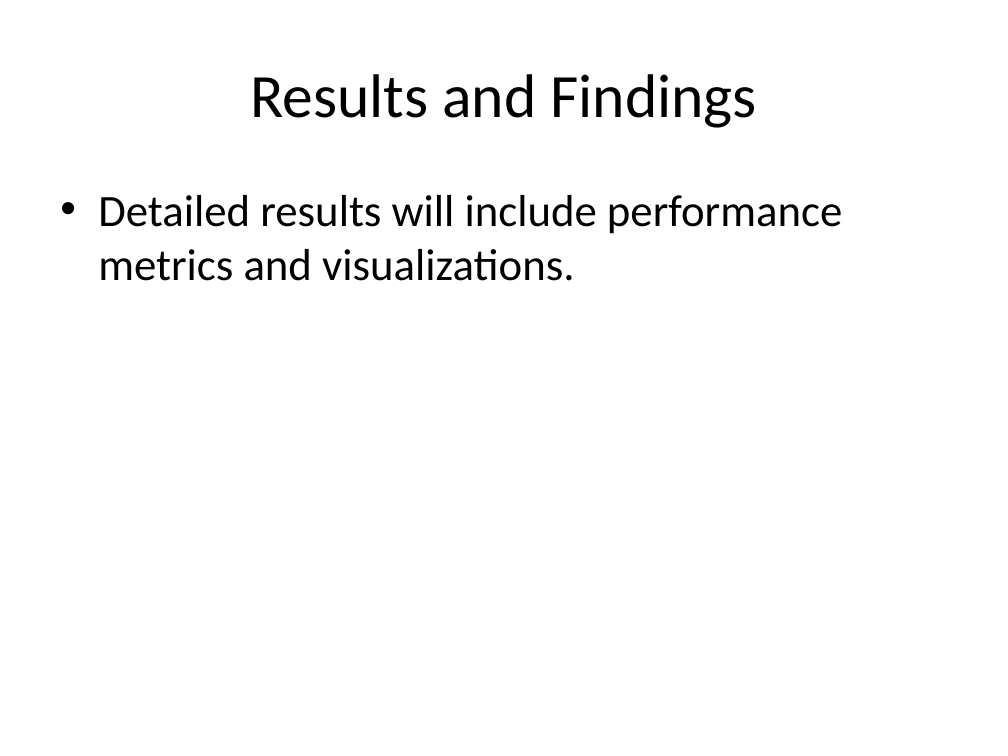
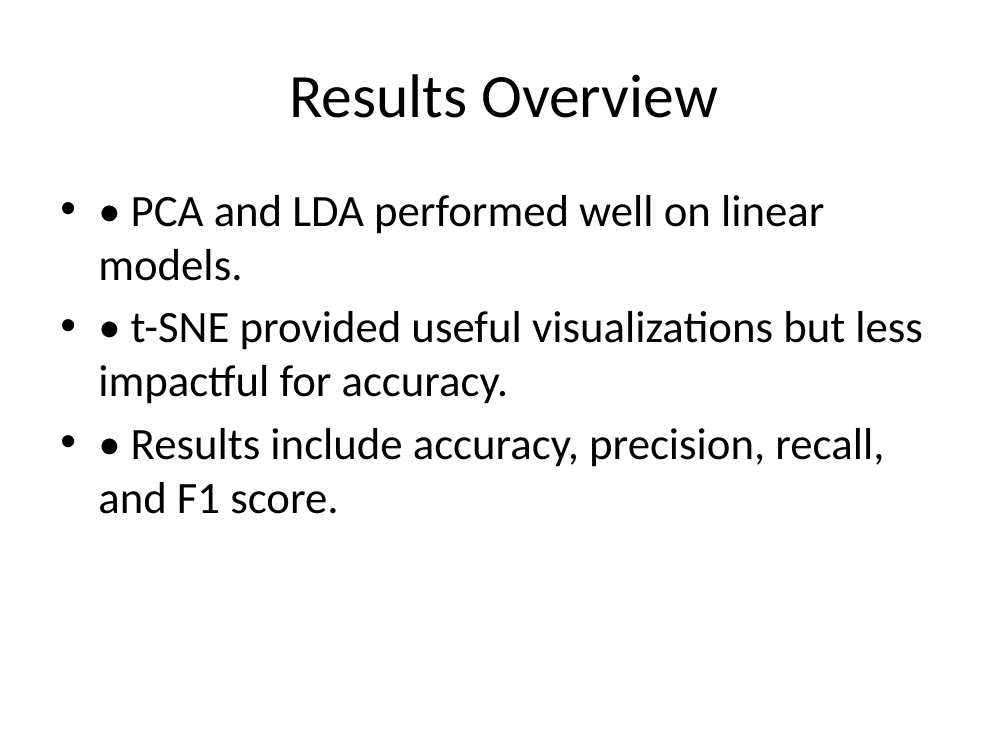
Before and after one commit to firatkaanbitmez/pattern-recognition, a slide deck: slide 5 of breast-cancer-analysis/Documents/breast_cancer.pptx (slide 4 before the commit). Drawn at 1008x756 pixels with LibreOffice and Linux fonts; fonts in the diff are those of the drawing. Boxes give left, top, right and bottom in pixels: in the first picture for what was removed or moved away, otherwise in the second. Text is boxed around its words. In the diff, an @@ line names an element or a change of style, - is before the commit and + after.

```diff
--- a/breast-cancer-analysis/Documents/breast_cancer.pptx
+++ b/breast-cancer-analysis/Documents/breast_cancer.pptx
@@ title at bbox=[289, 74, 718, 118]: text changed @@
-Results and Findings
+Results Overview
@@ text at bbox=[98, 195, 923, 514]: text changed @@
-• Detailed results will include performance metrics and visualizations.
+• • PCA and LDA performed well on linear models.
+• • t-SNE provided useful visualizations but less impactful for accuracy.
+• • Results include accuracy, precision, recall, and F1 score.
```
Also in this commit, not shown: 3 other slides changed, 3 slides added, 5 other files.
